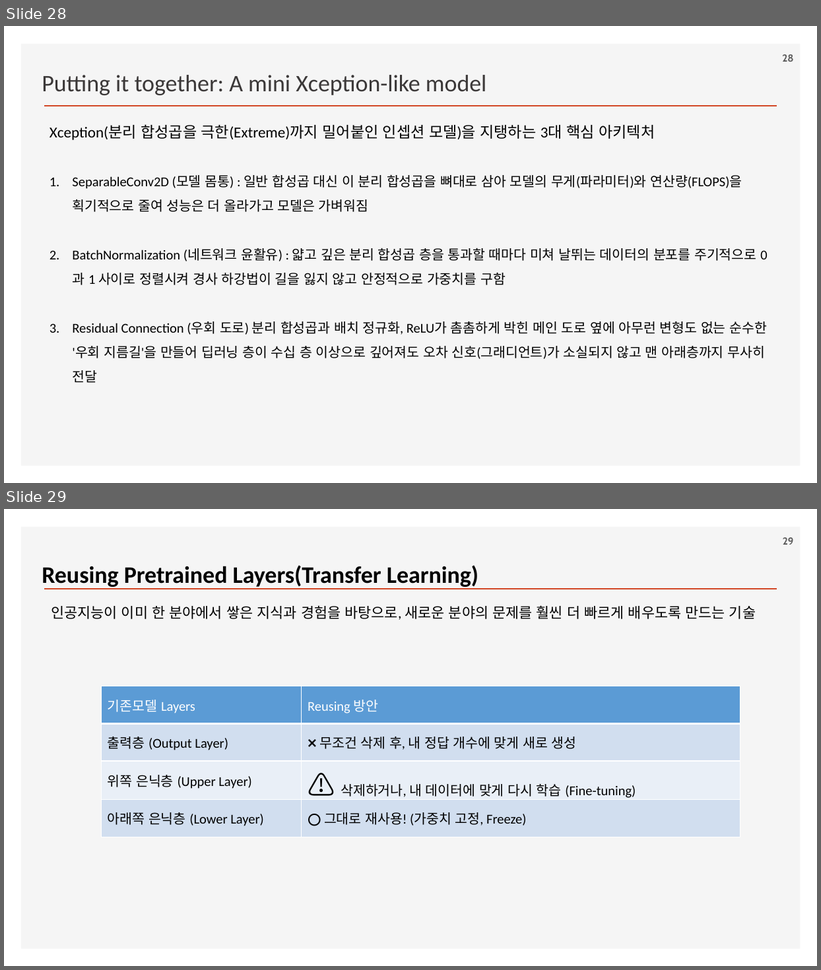
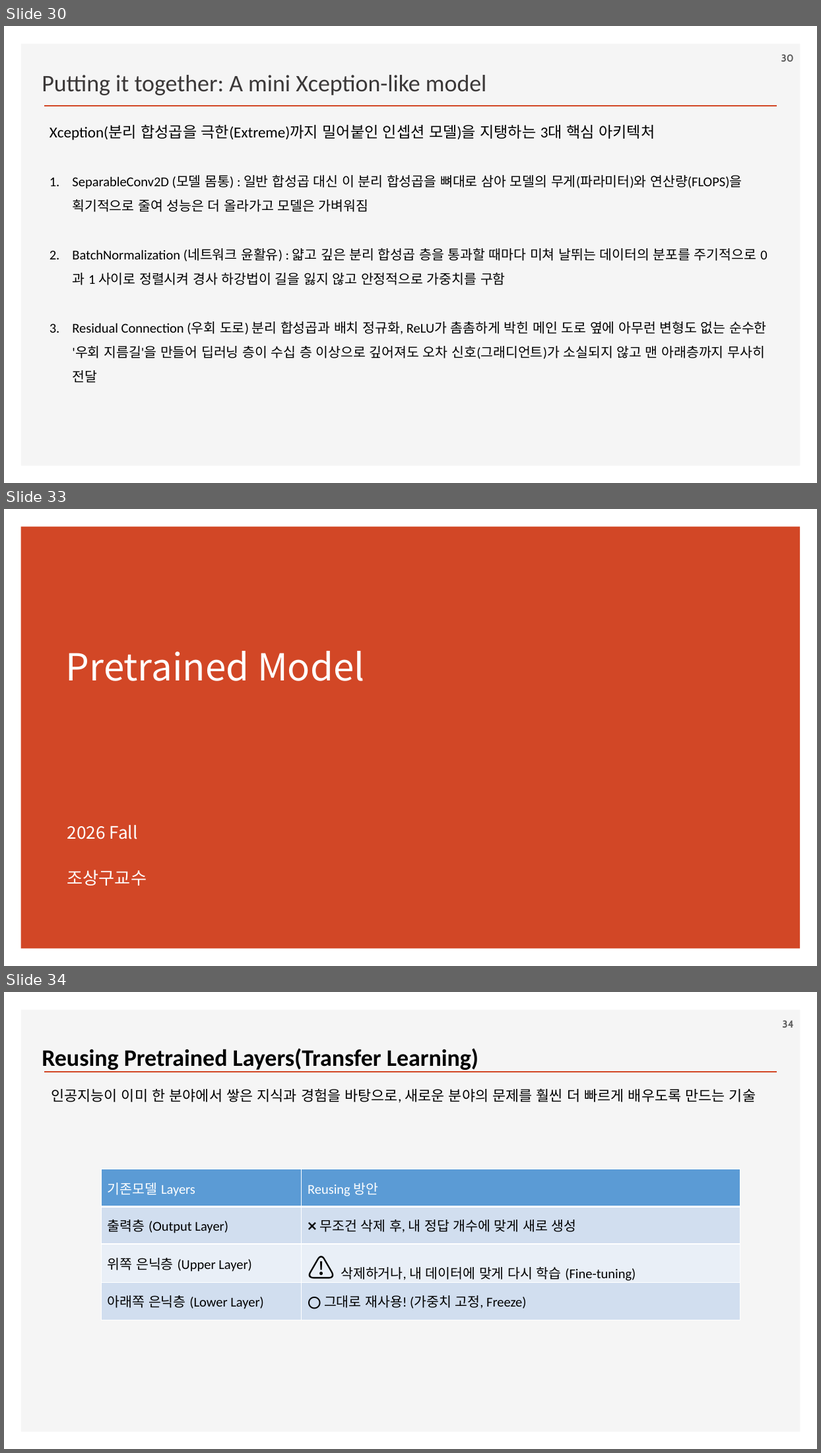
Before and after one commit to ancestor9/2026_Fall_Deep-Learning-with-Python, a slide deck: Chapter 09 ConvNet architecture patterns.pptx. Shown one above the other, each under a label of ours: slides 28 and 29 before the commit, slides 30, 33 and 34 after it; the slides between them are not shown. The pictures are 821x970 and 821x1453 pixels, drawn with LibreOffice and Linux fonts; fonts in the diff are those of the drawing; background and template pictures are left out. Boxes give left, top, right and bottom in pixels: in the first picture for what was removed or moved away, otherwise in the second. Text is boxed around its words. In the diff, an @@ line names an element or a change of style, - is before the commit and + after.

```diff
--- a/Chapter 09 ConvNet architecture patterns.pptx
+++ b/Chapter 09 ConvNet architecture patterns.pptx
@@ slide 33 added at (x1=4, y1=509, x2=817, y2=966), background #FFFFFF @@
@@ rectangle added at (x1=21, y1=527, x2=801, y2=949), fill #D24726 @@
@@ title added at (x1=66, y1=651, x2=364, y2=681), 44 pt, text #FFFFFF @@
+Pretrained Model
@@ text added at (x1=67, y1=825, x2=147, y2=886), 20.4 pt, text #FFFFFF @@
+2026 Fall
+조상구교수
@@ what was slide 28 is now slide 30 @@
@@ page number at (x1=781, y1=54, x2=794, y2=62): text changed @@
-28
+30
@@ what was slide 29 is now slide 34 @@
@@ page number at (x1=782, y1=1020, x2=793, y2=1028): text changed @@
-29
+34
```
Also in this commit, not shown: 6 slides changed, 7 other slides added, 1 other file.
